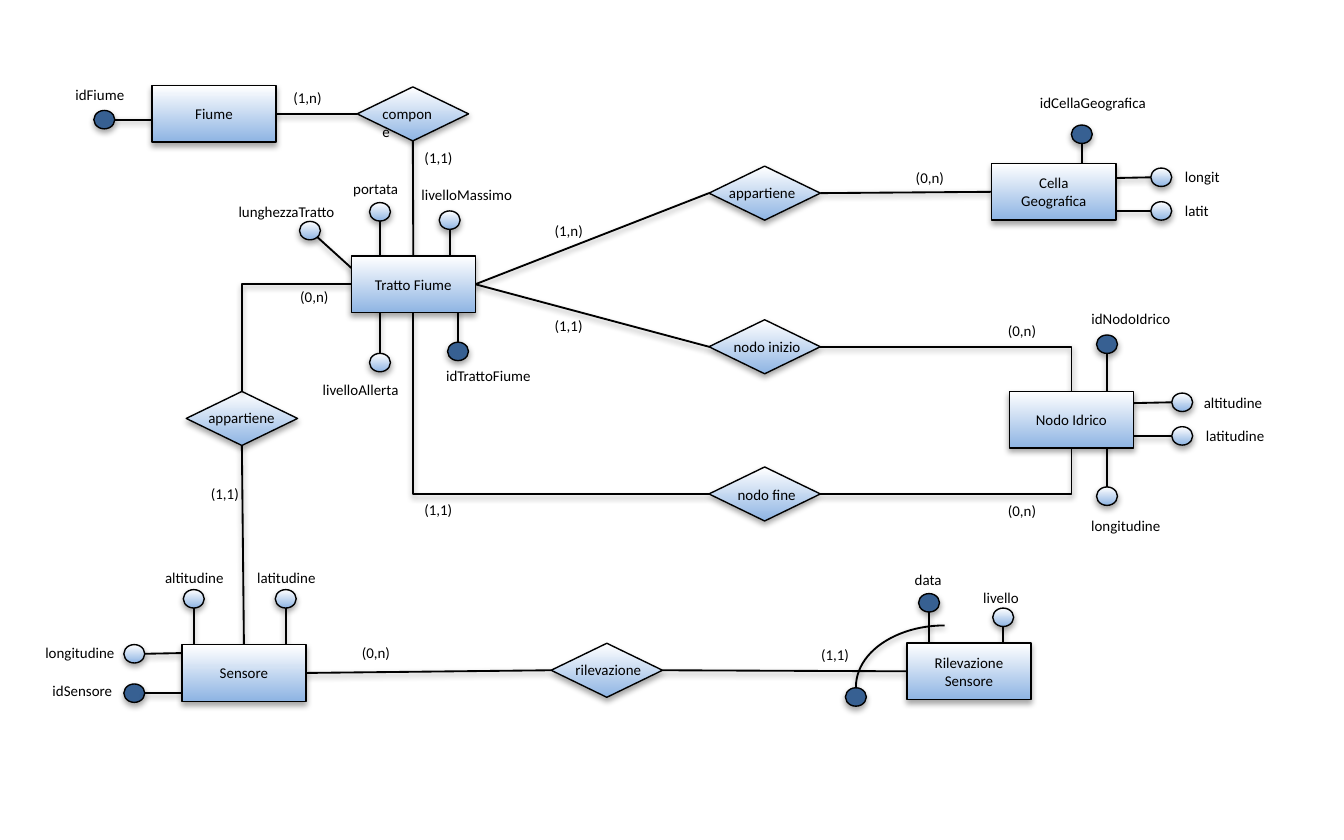
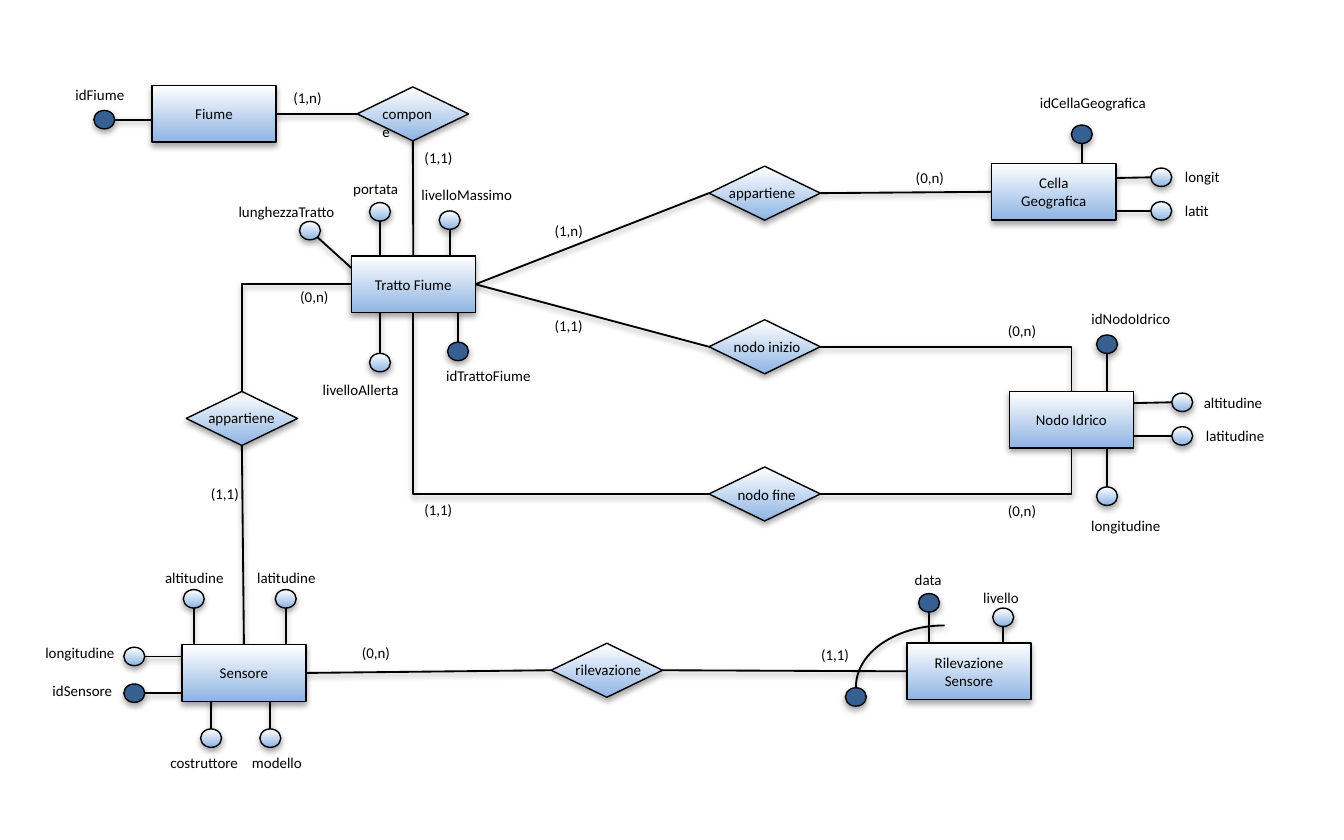
Before and after one commit to Stef23/MRVProject, a slide deck: slide 1 of E-R.pptx. Drawn at 1344x840 pixels with LibreOffice and Linux fonts; fonts in the diff are those of the drawing. Boxes give left, top, right and bottom in pixels: in the first picture for what was removed or moved away, otherwise in the second. Text is boxed around its words. In the diff, an @@ line names an element or a change of style, - is before the commit and + after.

```diff
--- a/E-R.pptx
+++ b/E-R.pptx
@@ line moved from (145, 653) - (181, 653) to (145, 656) - (187, 656) @@
@@ line added from (211, 728) to (211, 679), #000000 1 pt @@
@@ line added from (270, 728) to (270, 679), #000000 1 pt @@
@@ ellipse added at bbox=[200, 728, 222, 747], fill gradient #8EB4E3 to #FFFFFF, outline #000000 0.75 pt @@
@@ ellipse added at bbox=[259, 728, 281, 747], fill gradient #8EB4E3 to #FFFFFF, outline #000000 0.75 pt @@
@@ text added at bbox=[170, 758, 238, 768], 8 pt, text #000000 @@
+costruttore
@@ text added at bbox=[252, 757, 302, 768], 8 pt, text #000000 @@
+modello
```
Also in this commit, not shown: 2 other slides changed, 1 other file.
